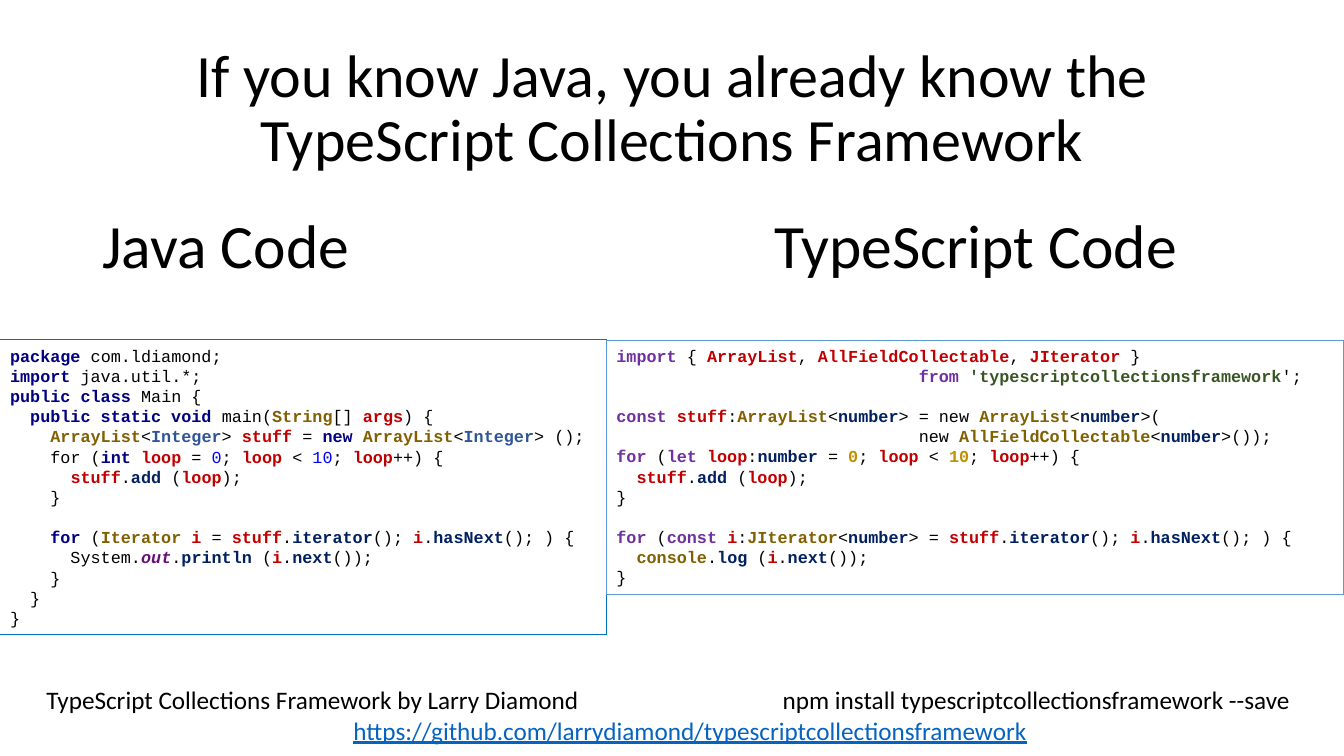
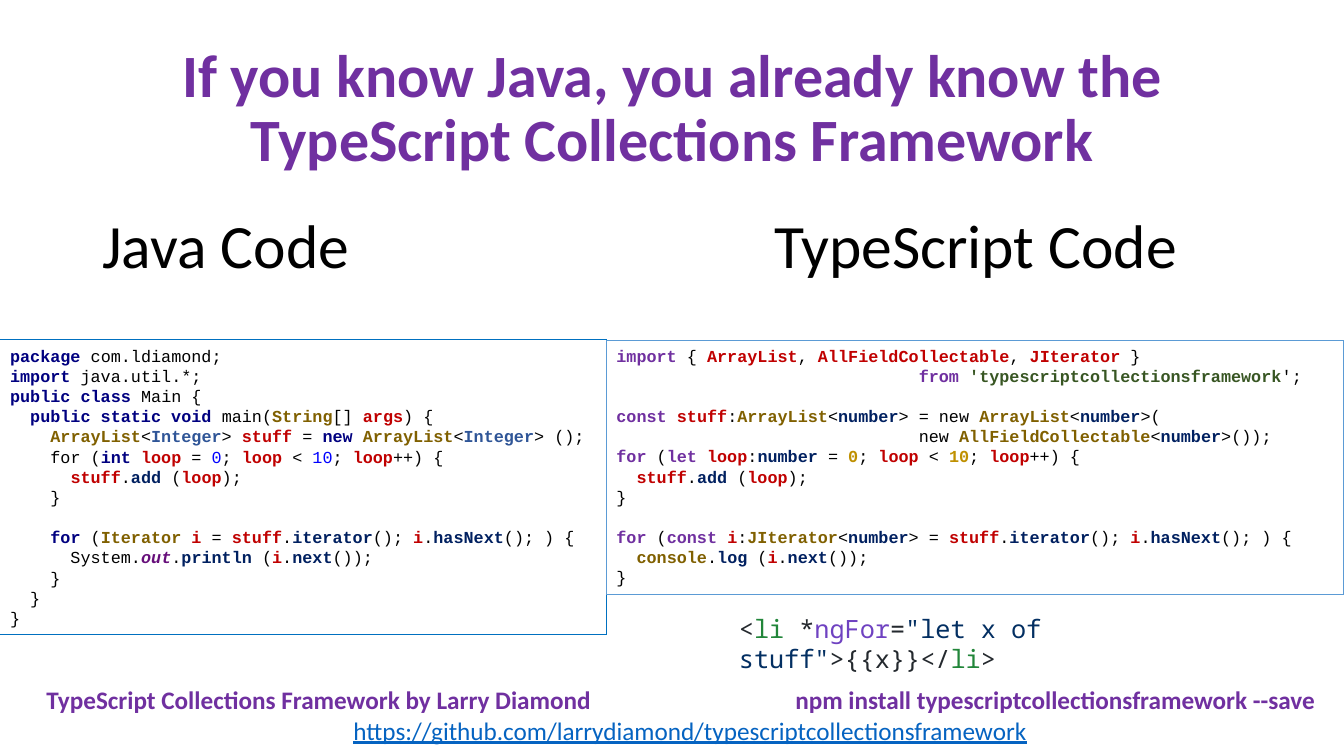
Before and after one commit to larrydiamond/typescriptcollectionsframework, a slide deck: slide 4 of IntroductionToTheTypeScriptCollectionFramework.pptx (slide 3 before the commit). Drawn at 1344x756 pixels with LibreOffice and Linux fonts; fonts in the diff are those of the drawing. Boxes give left, top, right and bottom in pixels: in the first picture for what was removed or moved away, otherwise in the second. Text is boxed around its words. In the diff, an @@ line names an element or a change of style, - is before the commit and + after.

```diff
--- a/IntroductionToTheTypeScriptCollectionFramework.pptx
+++ b/IntroductionToTheTypeScriptCollectionFramework.pptx
@@ text "If you know Java, you ..." at bbox=[182, 55, 1161, 171]: text colour #000000 to #7030A0, bold on @@
@@ text added at bbox=[739, 618, 1041, 672], 18 pt, text #032F62 @@
+<li *ngFor="let x of stuff">{{x}}</li>
@@ text at bbox=[46, 691, 1315, 713]: text colour #000000 to #7030A0, bold on in "TypeScript Collections Framework by Larry Diamond npm ..." @@
```
Also in this commit, not shown: 7 other slides changed, 1 slide added, 10 other files.
